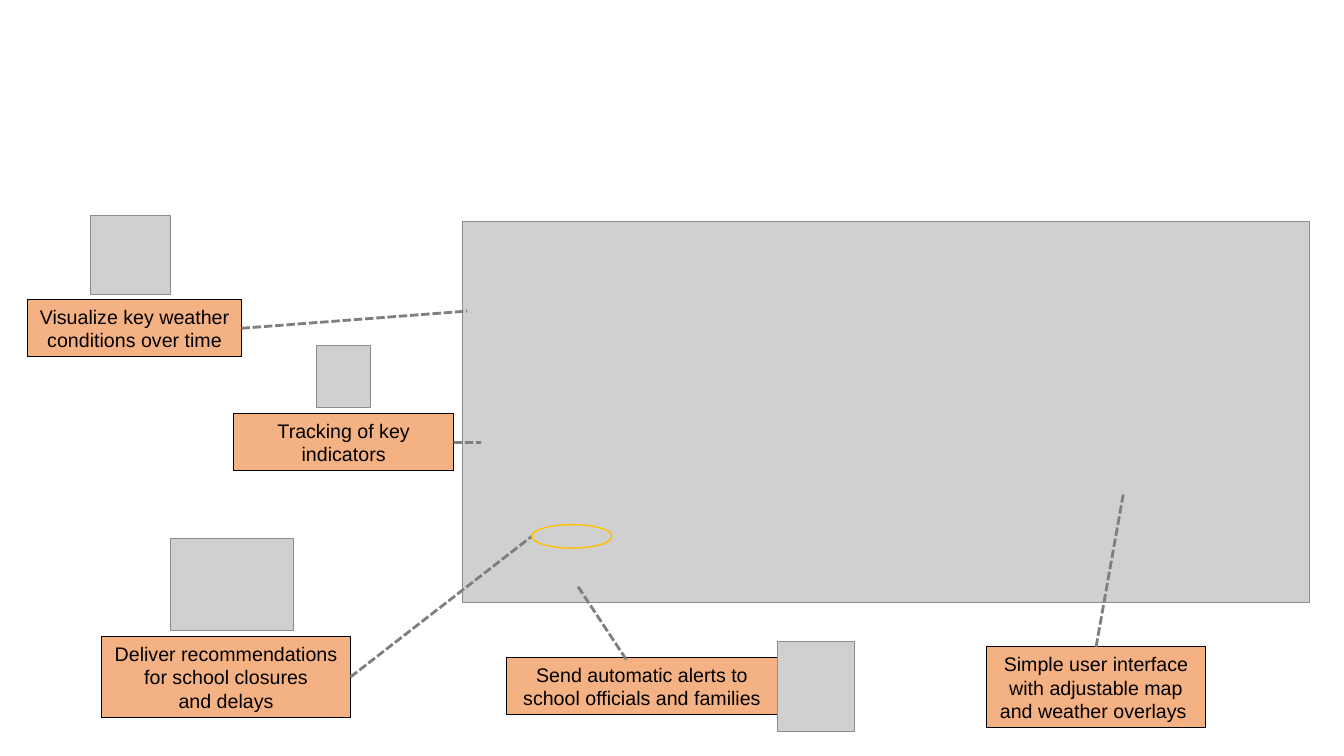
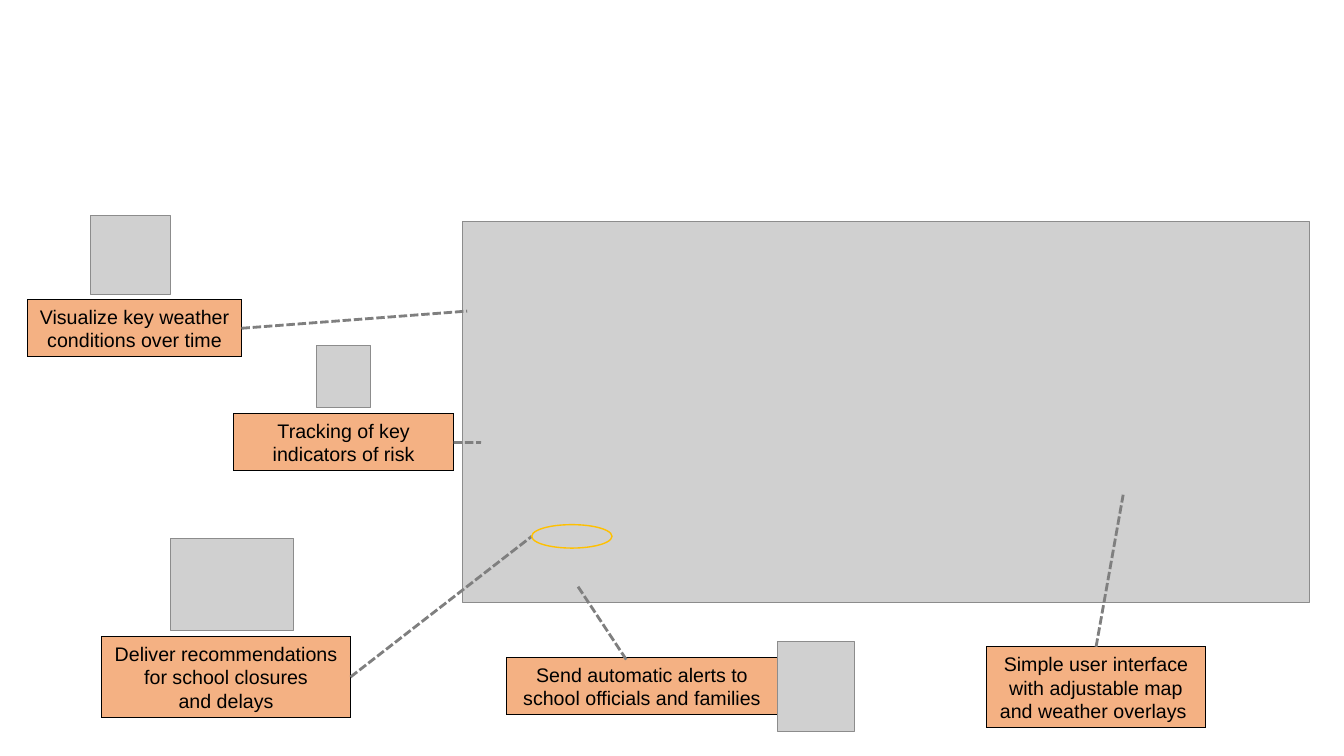
Before and after one commit to adamkitain/WeatherDemo, a slide deck: slide 1 of Demo_Slide.ppt. Drawn at 1344x756 pixels with LibreOffice and Linux fonts; fonts in the diff are those of the drawing; grey boxes stand for pictures. Boxes give left, top, right and bottom in pixels: in the first picture for what was removed or moved away, otherwise in the second. Text is boxed around its words. In the diff, an @@ line names an element or a change of style, - is before the commit and + after.

```diff
--- a/Demo_Slide.ppt
+++ b/Demo_Slide.ppt
@@ text in rectangle at <box>273,423,414,462</box>: text changed @@
-Tracking of key indicators
+Tracking of key indicators of risk
```
Also in this commit, not shown: 5 other files.
